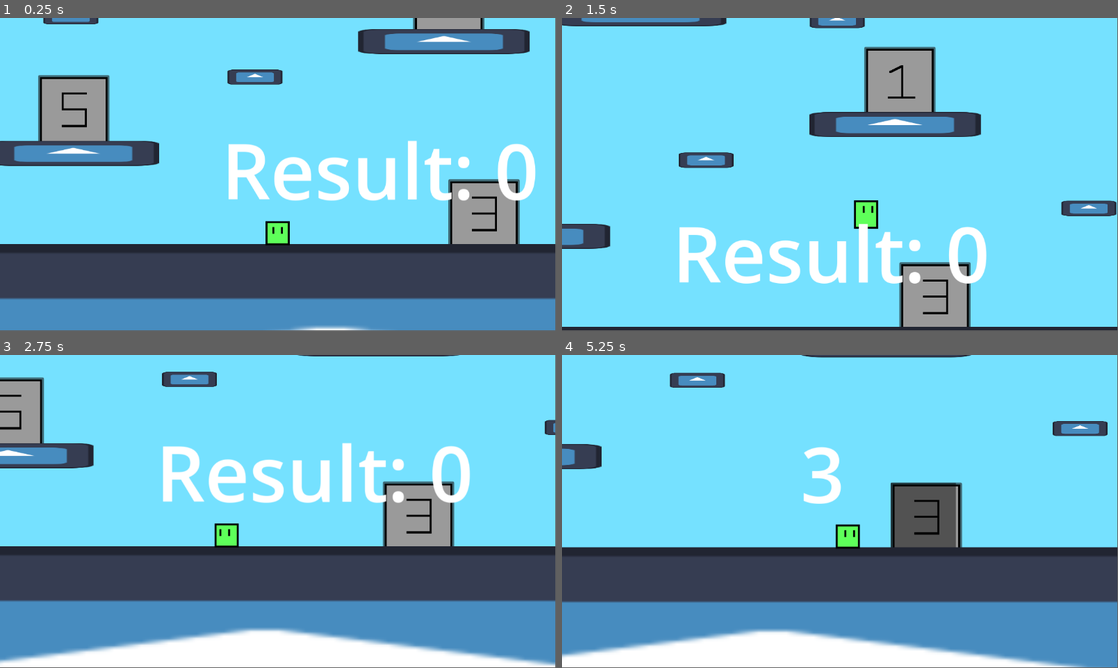
Above: before the commit, frames 1-4 (two rows, left to right).
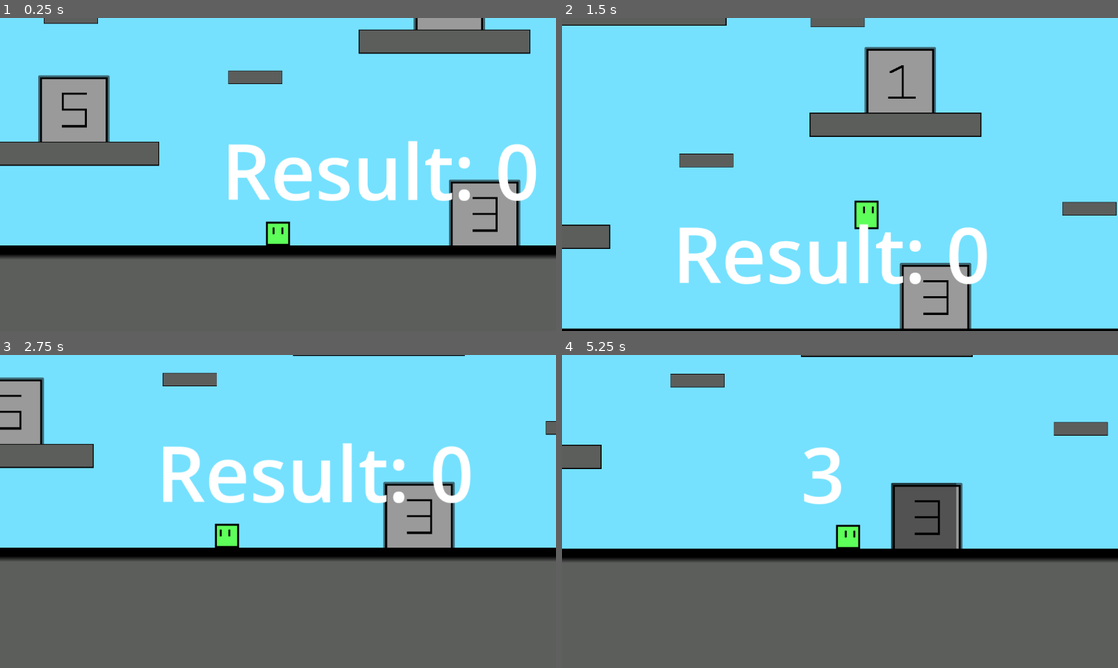
Above: after the commit, the same moments.

Repository: ShadowArcher289/the-numbers-slime
Game: Godot game, scene res://scenes/game.tscn
Same seed, same stepped clock (60 frames per second), same inputs: the game is played once before the commit and once after it. The engine's default icon, where the game draws it, is replaced by a stand-in: a white triangle on a blue panel in a dark square.
Inputs:
- Up to frame 1 (0.25 s): no input
- Up to frame 2 (1.5 s): tap Enter (enter) at 0.5 s; hold Enter (enter) 0.53-1.28 s; hold D (move_right) from 0.53 s (still down); tap W (jump) at 0.77 s; tap Space (select) at 1.35 s
- Up to frame 3 (2.75 s): tap W (jump) at 1.52 s; release D (move_right) at 2.03 s; hold A (move_left) from 2.03 s (still down); hold Shift (sprint) from 2.03 s (still down)
- Up to frame 4 (5.25 s): release A (move_left) at 2.78 s; release Shift (sprint) at 2.78 s; hold D (move_right) 2.78-4.28 s; tap Enter (enter) at 2.85 s; tap W (jump) at 3.02, 3.77, 4.52 s; hold Space (select) 3.53-4.28 s; hold A (move_left) 4.28-5.03 s; tap Shift (sprint) at 4.35 s; hold D (move_right) from 5.03 s (still down); hold Enter (enter) from 5.03 s (still down)
In our replay, the window is 799x449 before the commit and 800x450 after it. These sizes can differ from the game's own. Grey fills any space a smaller window leaves; there, only what the larger window draws over its background counts as a difference.

The runs differ from the first frame. In frame 1, 34% of the frame differs, in the area x 0-100%, y 0-100%; in frame 2, 7.7%; in frame 3, 41%; in frame 4, 40%.

Commit message:
Added platform sprites

Diff:
--- a/project.godot
+++ b/project.godot
@@ -18,6 +18,10 @@
 [autoload]
 
 SignalBus="*res://scrpits/SignalBus.gd"
+
+[display]
+
+window/stretch/mode="viewport"
 
 [input]
 
--- a/scenes/game.tscn
+++ b/scenes/game.tscn
@@ -6,6 +6,7 @@
 [ext_resource type="PackedScene" uid="uid://b7xmrq0d2ikll" path="res://scenes/platorm.tscn" id="4_lbhrr"]
 [ext_resource type="PackedScene" uid="uid://b4ji80wm2246y" path="res://scenes/platorm_s.tscn" id="5_iywne"]
 [ext_resource type="PackedScene" uid="uid://b6v75ufqxa603" path="res://scenes/number_button.tscn" id="6_p57ef"]
+[ext_resource type="Texture2D" uid="uid://1ctvx1uosahc" path="res://sprites/platform.png" id="6_u5sy4"]
 
 [sub_resource type="RectangleShape2D" id="RectangleShape2D_yqjtg"]
 size = Vector2(5232, 77)
@@ -217,9 +218,15 @@
 shape = SubResource("RectangleShape2D_yqjtg")
 
 [node name="Icon" type="Sprite2D" parent="Boundaries/Ground"]
+visible = false
 position = Vector2(547.25, 894)
 scale = Vector2(56.8711, 4.73437)
 texture = ExtResource("3_lnu2h")
+
+[node name="Platform" type="Sprite2D" parent="Boundaries/Ground"]
+position = Vector2(520, 889.5)
+scale = Vector2(20.6461, 11.86)
+texture = ExtResource("6_u5sy4")
 
 [node name="WallR" type="StaticBody2D" parent="Boundaries"]
 position = Vector2(3191, 30)
--- a/scenes/platorm.tscn
+++ b/scenes/platorm.tscn
@@ -1,9 +1,9 @@
 [gd_scene load_steps=3 format=3 uid="uid://b7xmrq0d2ikll"]
 
-[ext_resource type="Texture2D" uid="uid://dcjyqidyqm4bi" path="res://icon.svg" id="1_o4jgy"]
+[ext_resource type="Texture2D" uid="uid://1ctvx1uosahc" path="res://sprites/platform.png" id="1_o4jgy"]
 
 [sub_resource type="RectangleShape2D" id="RectangleShape2D_icxj5"]
-size = Vector2(374, 48)
+size = Vector2(388, 48)
 
 [node name="Platorm" type="StaticBody2D"]
 
@@ -11,6 +11,5 @@
 shape = SubResource("RectangleShape2D_icxj5")
 one_way_collision = true
 
-[node name="Icon2" type="Sprite2D" parent="."]
-scale = Vector2(2.78125, 0.40625)
+[node name="Platform" type="Sprite2D" parent="."]
 texture = ExtResource("1_o4jgy")
--- a/scenes/platorm_s.tscn
+++ b/scenes/platorm_s.tscn
@@ -1,9 +1,9 @@
 [gd_scene load_steps=3 format=3 uid="uid://b4ji80wm2246y"]
 
-[ext_resource type="Texture2D" uid="uid://dcjyqidyqm4bi" path="res://icon.svg" id="1_sblpq"]
+[ext_resource type="Texture2D" uid="uid://1ctvx1uosahc" path="res://sprites/platform.png" id="1_sblpq"]
 
 [sub_resource type="RectangleShape2D" id="RectangleShape2D_icxj5"]
-size = Vector2(130, 24)
+size = Vector2(128, 24)
 
 [node name="PlatormS" type="StaticBody2D"]
 
@@ -11,6 +11,6 @@
 shape = SubResource("RectangleShape2D_icxj5")
 one_way_collision = true
 
-[node name="Icon2" type="Sprite2D" parent="."]
-scale = Vector2(0.890625, 0.244031)
+[node name="Platform" type="Sprite2D" parent="."]
+scale = Vector2(0.314607, 0.56)
 texture = ExtResource("1_sblpq")
Not shown: 1 places in scenes/game.tscn that only renumber resources
Binary file added: sprites/platform.png
Not shown, added: sprites/platform.png.import
